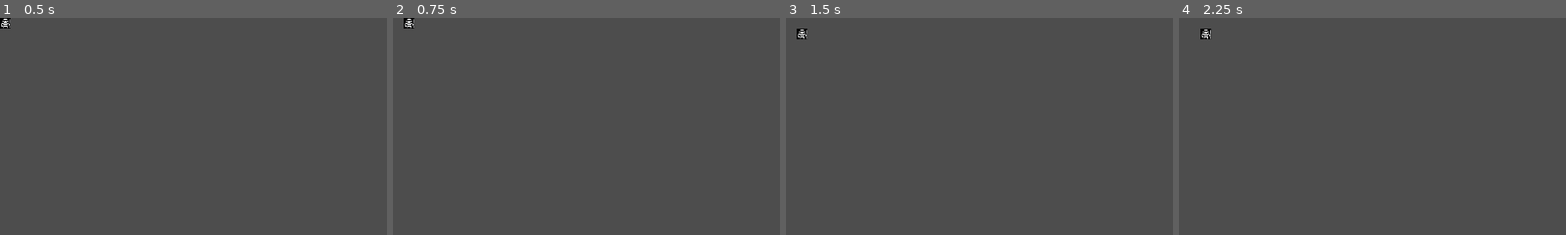
Above: before the commit, frames 1-4 (left to right).
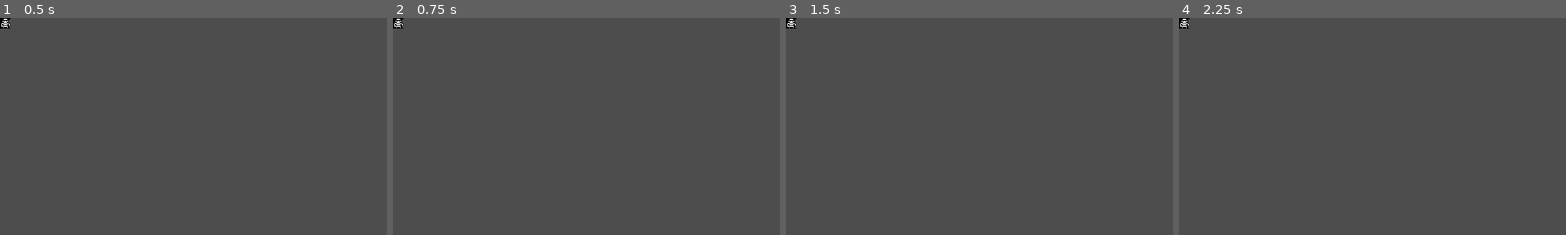
Above: after the commit, the same moments.

Repository: phentos/rl-tutorial-godot
Game: Godot game, scene res://src/Game/game.tscn
Same seed, same stepped clock (60 frames per second), same inputs: the game is played once before the commit and once after it. Before the commit the project has no main scene; this scene is started directly in both runs.
Inputs:
- Up to frame 1 (0.5 s): no input
- Up to frame 2 (0.75 s): tap Enter at 0.5 s; hold Right (ui_right) from 0.53 s (still down)
- Up to frame 3 (1.5 s): tap Space at 1.25 s; release Right (ui_right) at 1.28 s; hold Down (ui_down) from 1.28 s (still down)
- Up to frame 4 (2.25 s): tap Enter at 2 s; release Down (ui_down) at 2.03 s; hold Right (ui_right) from 2.03 s (still down)
The pictures show only the part of the screen within x 0-50%, y 0-50%; the shares and areas given below are measured in that part.

Frame 1 is identical in both runs. In frame 2, 0.2% of the frame differs, in the area x 0-6%, y 0-5%; in frame 3, 0.2%; in frame 4, 0.2%, in the area x 0-9%, y 0-10%.

Commit message:
fix project, merge from gh

Diff:
--- a/project.godot
+++ b/project.godot
@@ -11,6 +11,7 @@
 [application]
 
 config/name="rogtut"
+run/main_scene="res://src/Game/game.tscn"
 config/features=PackedStringArray("4.2", "GL Compatibility")
 config/icon="res://icon.svg"
 
--- a/src/Game/event_handler.gd
+++ b/src/Game/event_handler.gd
@@ -2,11 +2,11 @@
 extends Node
 
 var events = {
-	"ui_up":	MovementAction.new( 0,-1),
-	"ui_down":	MovementAction.new( 0, 1),
-	"ui_left":	MovementAction.new(-1, 0),
-	"ui_right":	MovementAction.new( 1, 0),
-	"ui_cancel":EscapeAction.new()
+	"ui_up"	   : MovementAction.new( 0,-1),
+	"ui_down"  : MovementAction.new( 0, 1),
+	"ui_left"  : MovementAction.new(-1, 0),
+	"ui_right" : MovementAction.new( 1, 0),
+	"ui_cancel":   EscapeAction.new()
 }
 
 func get_action() -> Action:
--- a/src/Game/game.gd
+++ b/src/Game/game.gd
@@ -14,8 +14,9 @@
 func _process(_delta):
 	var action: Action = event_handler.get_action()
 
-	if action is MovementAction:
-		player_grid_pos += action.offset
-		player.position = Grid.grid_to_world(player_grid_pos)
-	elif action is EscapeAction:
-		get_tree().quit()
+	match action:
+		MovementAction:
+			player_grid_pos += action.offset
+			player.position = Grid.grid_to_world(player_grid_pos)
+		EscapeAction:
+			get_tree().quit()
